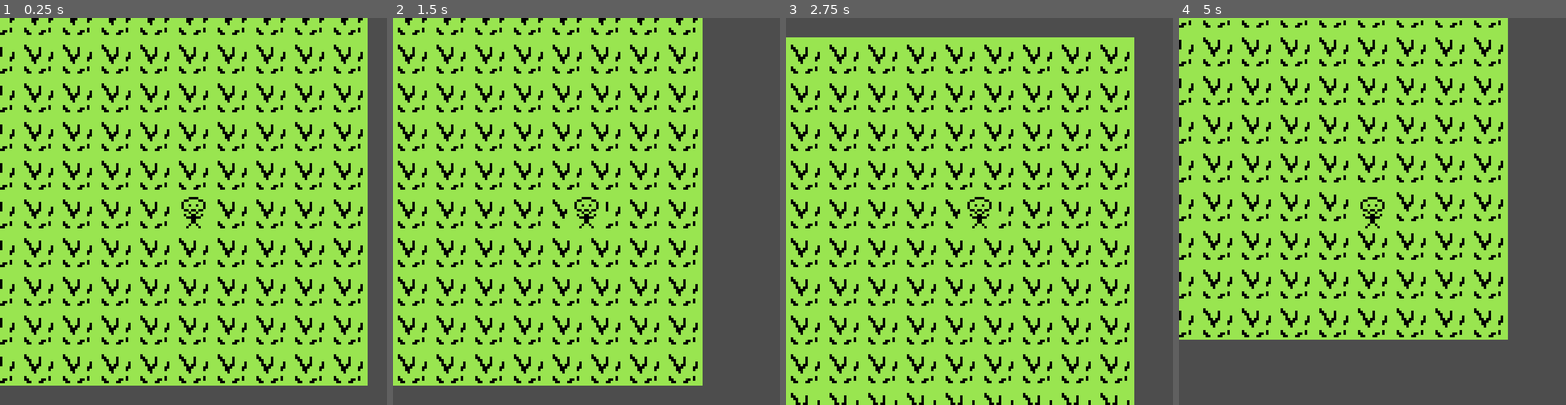
Above: before the commit, frames 1-4 (left to right).
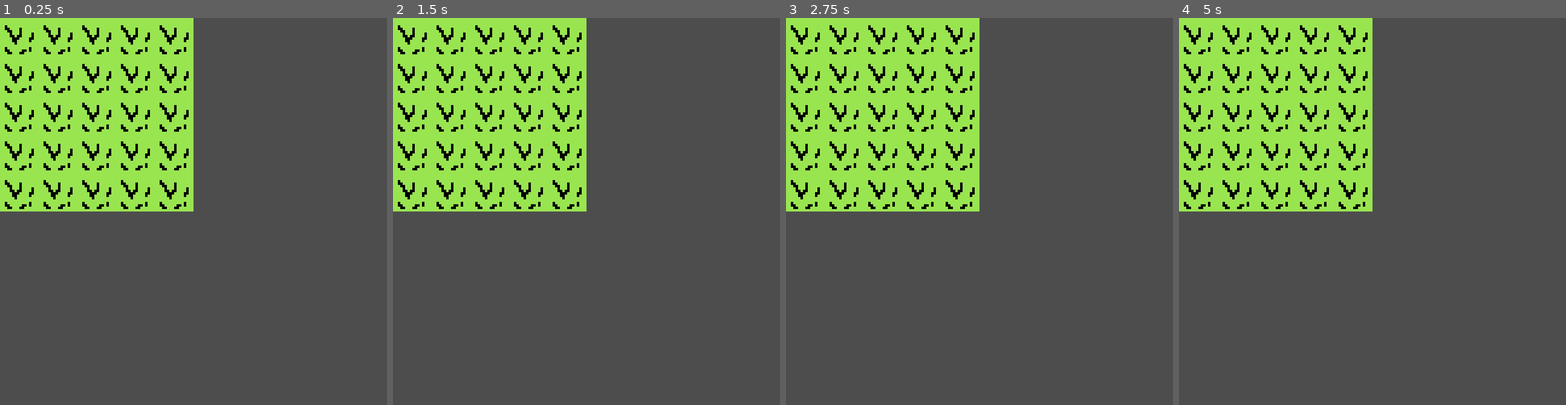
Above: after the commit, the same moments.

Repository: Dvojak/Skirmish-game
Game: Godot game, scene res://game.tscn
Two runs of this game, one before a commit and one after it. Both use one fixed random seed, a clock stepped at 60 frames per second and the inputs below.
Inputs (mouse positions are in pixels of both pictures, inside the frame that each line leads up to):
- Up to frame 1 (0.25 s): no input
- Up to frame 2 (1.5 s): tap Enter at 0.5 s; move the mouse to (671, 192) at 0.52 s; press the mouse at (671, 192) at 0.53 s; move the mouse to (509, 230) at 1.27 s; release the mouse at (509, 230) at 1.28 s; click (509, 230) at 1.35 s
- Up to frame 3 (2.75 s): move the mouse to (1018, 126) at 2.02 s; press the mouse at (1018, 126) at 2.03 s
- Up to frame 4 (5 s): move the mouse to (1353, 288) at 2.77 s; release the mouse at (1353, 288) at 2.78 s; click (1353, 288) at 2.85 s; move the mouse to (1488, 269) at 3.52 s; press the mouse at (1488, 269) at 3.53 s; move the mouse to (1256, 153) at 4.27 s; release the mouse at (1256, 153) at 4.28 s; click (1256, 153) at 4.35 s

The runs differ from the first frame. In frame 1, 72% of the frame differs, in the area x 0-95%, y 0-95%; in frame 2, 56%; in frame 3, 70%; in frame 4, 52%.
Error before the commit: Attempt to call function 'get_used_rect' in base 'null instance' on a null instance. (res://unit.gd:17)

Commit message:
Restructure_of_unit_and_turnManager

Diff:
--- a/game.tscn
+++ b/game.tscn
@@ -1,7 +1,6 @@
-[gd_scene load_steps=9 format=3 uid="uid://ysshp5tq8106"]
+[gd_scene load_steps=7 format=3 uid="uid://ysshp5tq8106"]
 
 [ext_resource type="Texture2D" uid="uid://bf72vuvnbi6no" path="res://tilemap_packed.png" id="1_drgk6"]
-[ext_resource type="Script" uid="uid://d3i8lerpp6vrt" path="res://Player.gd" id="2_b8cn6"]
 [ext_resource type="Script" uid="uid://b8b0av0yde2fu" path="res://turn_queue.gd" id="3_feb5d"]
 [ext_resource type="Script" uid="uid://l672bx7tfc0v" path="res://player.gd" id="4_7jktm"]
 [ext_resource type="Script" uid="uid://cmtpafqlvqvc8" path="res://unit.gd" id="5_ryrav"]
@@ -15,24 +14,12 @@
 [sub_resource type="TileSet" id="TileSet_1bxtg"]
 sources/0 = SubResource("TileSetAtlasSource_ou5em")
 
-[sub_resource type="AtlasTexture" id="AtlasTexture_v74xs"]
-atlas = ExtResource("1_drgk6")
-region = Rect2(32, 0, 16, 16)
-
 [node name="Game" type="Node2D"]
 
 [node name="TileMap" type="TileMap" parent="."]
 tile_set = SubResource("TileSet_1bxtg")
 format = 2
 layer_0/tile_data = PackedInt32Array(-262149, 0, 0, -196613, 0, 0, -131077, 0, 0, -65541, 0, 0, -5, 0, 0, 65531, 0, 0,  …(1297 unchanged characters)…
-
-[node name="Player" type="Node2D" parent="."]
-script = ExtResource("2_b8cn6")
-
-[node name="Sprite2D" type="Sprite2D" parent="Player"]
-texture = SubResource("AtlasTexture_v74xs")
-
-[node name="Camera2D" type="Camera2D" parent="Player"]
 
 [node name="TurnManager" type="Node2D" parent="."]
 script = ExtResource("3_feb5d")
--- a/turn_queue.gd
+++ b/turn_queue.gd
@@ -4,6 +4,8 @@
 
 @onready var unit = $player/unit
 @onready var tile_map =  $"../TileMap"
+var astar_grid: AStarGrid2D
+var current_id_path: Array[Vector2i]
 
 var Players = []
 var numc_player = 0
@@ -14,6 +16,13 @@
 	start_round()
 func _ready():
 	unit.connect("no_actions_left",Callable(self, "_on_finished_action"))
+	astar_grid = AStarGrid2D.new()
+	astar_grid.region = tile_map.get_used_rect()
+	astar_grid.cell_size = Vector2(16 ,16)
+	astar_grid.diagonal_mode = AStarGrid2D.DIAGONAL_MODE_NEVER
+	astar_grid.update()
+
+	position = tile_map.map_to_local(tile_map.local_to_map(global_position))
 
 func start_round():
 	for p in Players:
@@ -45,14 +54,22 @@
 	end_turn()
 
 func _input(event):
-	if event.is_action_pressed("select_unit"):
-		var clicked_unit = _get_unit_under_mouse()
-		if clicked_unit:
-			selected_unit = clicked_unit
-			print("Vybral jsi:", selected_unit.name)
-	elif event.is_action_pressed("move") and selected_unit:
+	if event.is_action_pressed("move") and selected_unit:
 		var target_tile = _get_tile_under_mouse()
-		selected_unit.move_to(target_tile)
+		var path = astar_grid.get_id_path(
+			tile_map.local_to_map(selected_unit.global_position),
+			tile_map.local_to_map(target_tile)
+		).slice(1)
+
+		if path.size() > selected_unit.movement_points:
+			path = path.slice(0, selected_unit.movement_points)
+
+		# převedeme na souřadnice v herním světě
+		var world_path: Array[Vector2] = []
+		for p in path:
+			world_path.append(tile_map.map_to_local(p))
+
+		selected_unit.move_along_path(world_path)
 
 
 func end_turn():
--- a/unit.gd
+++ b/unit.gd
@@ -1,57 +1,27 @@
-
 extends Node2D
 class_name Unit
 
-@onready var tile_map =  $"../TileMap"
-
-var astar_grid: AStarGrid2D
-var current_id_path: Array[Vector2i]
-
-var activated = false
-var actions = 2
-var movement_points = 5
 signal no_actions_left
 
-func _ready():
-	astar_grid = AStarGrid2D.new()
-	astar_grid.region = tile_map.get_used_rect()
-	astar_grid.cell_size = Vector2(16 ,16)
-	astar_grid.diagonal_mode = AStarGrid2D.DIAGONAL_MODE_NEVER
-	astar_grid.update()
+var actions := 2
+var current_id_path: Array[Vector2] = []
 
-	position = tile_map.map_to_local(tile_map.local_to_map(global_position))
-
-
-
+func move_along_path(path: Array[Vector2]):
+	if actions == 0:
+		emit_signal("no_actions_left")
+		return
+	if path.is_empty():
+		return
+	current_id_path = path
+	actions -= 1
 
 func _physics_process(delta):
 	if current_id_path.is_empty():
 		return
-	var target_position = tile_map.map_to_local(current_id_path.front())
+	var target_position = current_id_path.front()
 	global_position = global_position.move_toward(target_position, 1)
 
 	if global_position == target_position:
 		current_id_path.pop_front()
-func reset_activation():
-	activated = false
-
-func activate():
-	if activated:
-		return
-	print("Jednotka ", name, " je aktivována!")
-	activated = true
-	actions = 2
-
-func move_to(target_tile: Vector2):
 		if current_id_path.is_empty() and actions == 0:
 			emit_signal("no_actions_left")
-			return
-		var id_path = astar_grid.get_id_path(
-			tile_map.local_to_map(global_position),
-			tile_map.local_to_map(target_tile)
-		).slice(1)
-		if id_path.size() > movement_points:
-			id_path = id_path.slice(0, movement_points)
-		if id_path.is_empty() == false:
-			current_id_path = id_path
-			actions -= 1
